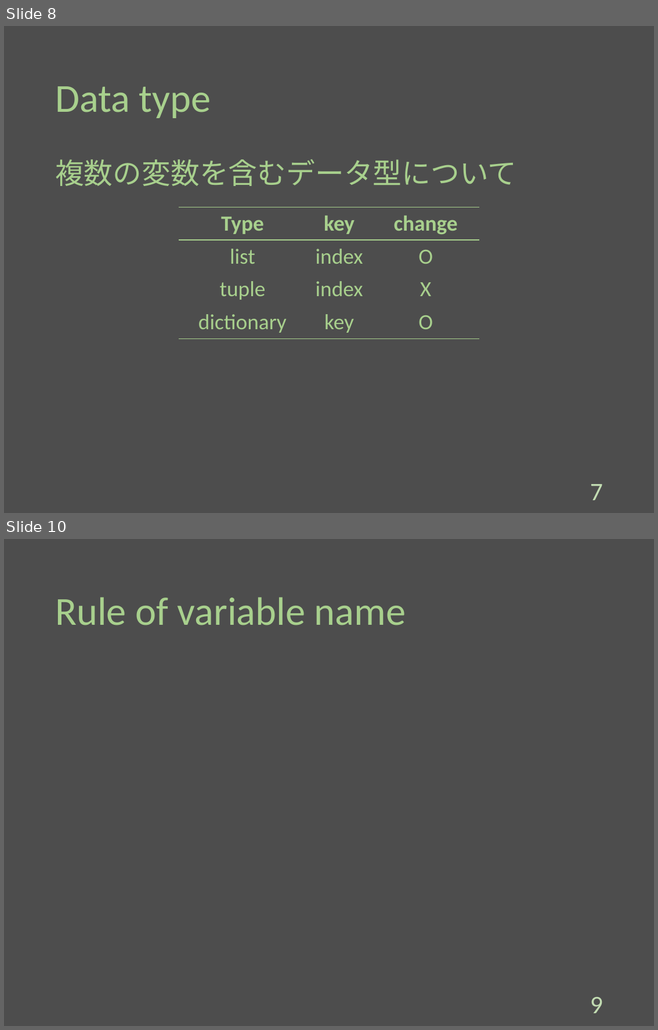
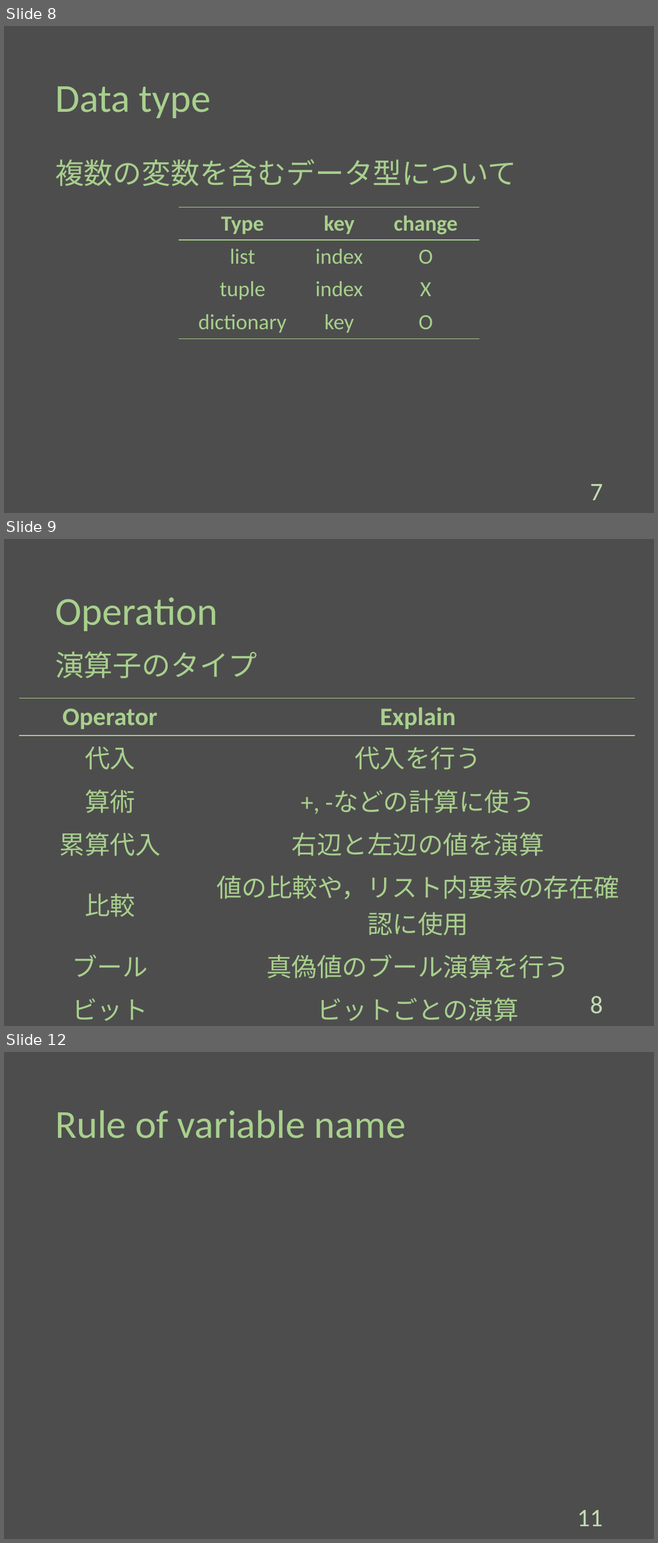
Before and after one commit to Melbeck777/program_seminar, a slide deck: ProgramSlide.pptx. Shown one above the other, each under a label of ours: slides 8 and 10 before the commit, slides 8, 9 and 12 after it; the slides between them are not shown. The pictures are 658x1030 and 658x1543 pixels, drawn with LibreOffice and Linux fonts; fonts in the diff are those of the drawing. Boxes give left, top, right and bottom in pixels: in the first picture for what was removed or moved away, otherwise in the second. Text is boxed around its words. In the diff, an @@ line names an element or a change of style, - is before the commit and + after.

Commit message:
[add]:Change 'Arithmetic operation' to 'Operation' and write operation

```diff
--- a/ProgramSlide.pptx
+++ b/ProgramSlide.pptx
@@ slide 9 added at (4, 539, 654, 1026), background #4D4D4D @@
@@ title added at (55, 598, 217, 631), 44 pt, text #A8D08D @@
+Operation
@@ text added at (55, 652, 257, 678), 32 pt, text #A8D08D @@
+演算子のタイプ
@@ table added at (19, 698, 635, 1024), 7 rows, 2 columns @@
+Operator | Explain
+代入 | 代入を行う
+算術 | +, -などの計算に使う
+累算代入 | 右辺と左辺の値を演算
+比較 | 値の比較や，リスト内要素の存在確認に使用
+ブール | 真偽値のブール演算を行う
+ビット | ビットごとの演算
@@ page number added at (590, 996, 603, 1014), 28 pt, text #C3DDB3 @@
+8
@@ what was slide 10 is now slide 12 @@
@@ page number at (577, 1510, 603, 1526): text changed @@
-9
+11
```
Also in this commit, not shown: 1 slide changed, 3 other slides added, 2 slides removed.
